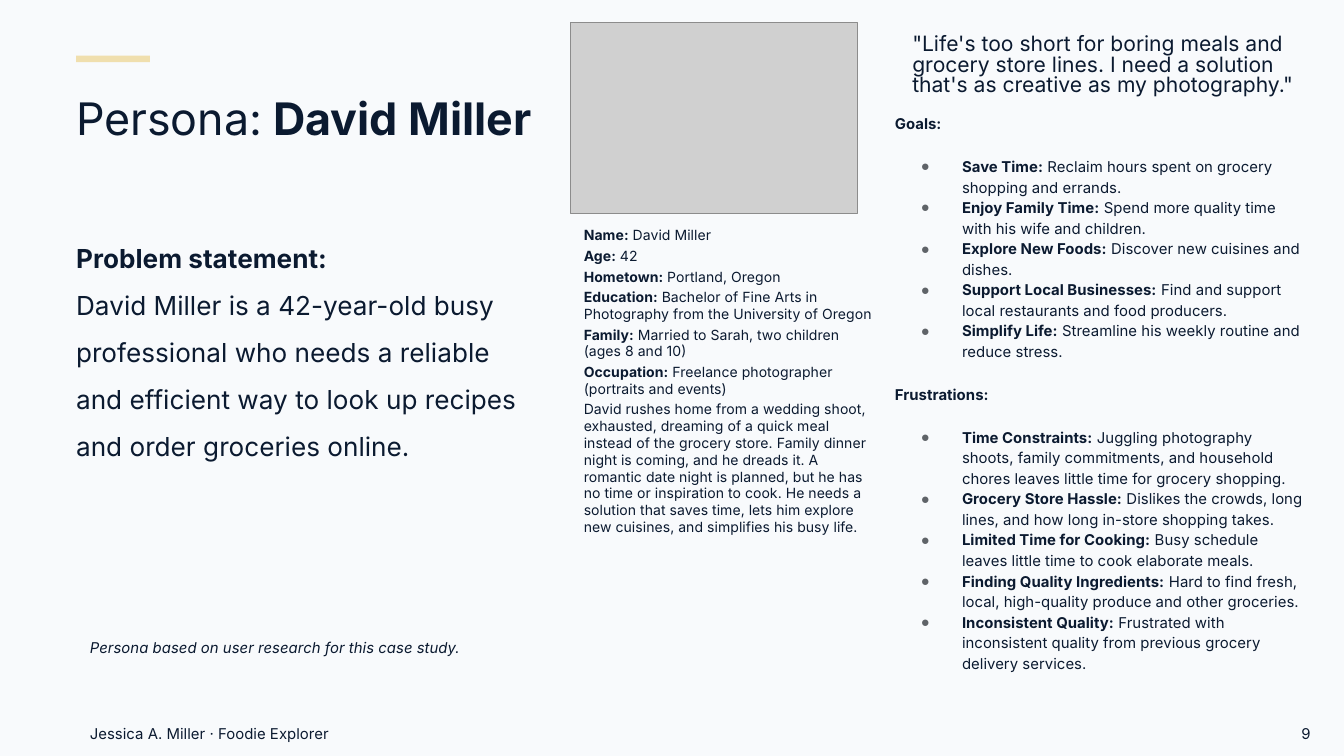
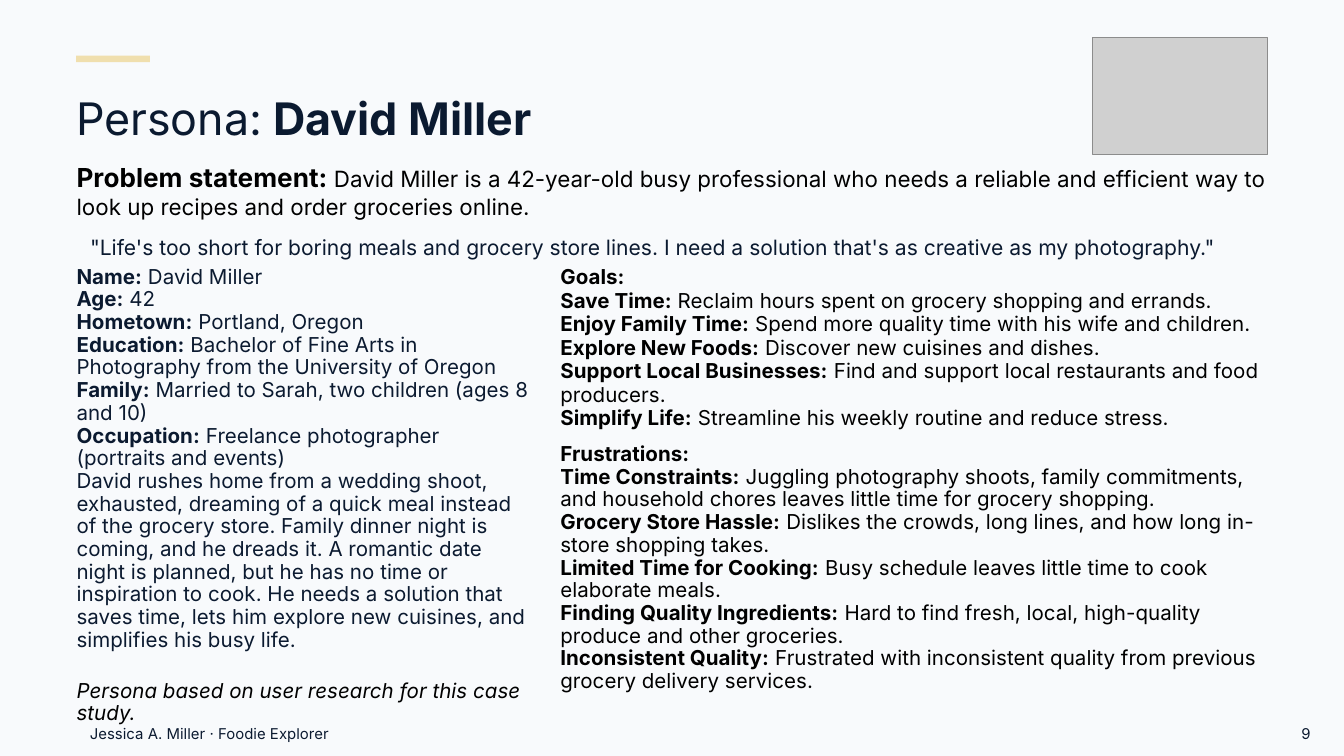
Before and after one commit to Millrjess/millrjess.github.io, a slide deck: slide 9 of assets/presentations/Foodie_Explorer_Case_Study_Professional.pptx. Drawn at 1344x756 pixels with LibreOffice and Linux fonts; fonts in the diff are those of the drawing; grey boxes stand for pictures. Boxes give left, top, right and bottom in pixels: in the first picture for what was removed or moved away, otherwise in the second. Text is boxed around its words. In the diff, an @@ line names an element or a change of style, - is before the commit and + after.

Commit message:
Foodie full case study: blocking fixes, gibberish removed, brand polish

```diff
--- a/assets/presentations/Foodie_Explorer_Case_Study_Professional.pptx
+++ b/assets/presentations/Foodie_Explorer_Case_Study_Professional.pptx
@@ picture: place and size @@
-picture at [570, 23, 856, 214]
+picture at [1093, 38, 1267, 155]
@@ text at [895, 118, 1299, 357]: paragraphs removed @@
-Goals:
-● Save Time: Reclaim hours spent on grocery shopping and errands.
-● Enjoy Family Time: Spend more quality time with his wife and children.
-● Explore New Foods: Discover new cuisines and dishes.
-● Support Local Businesses: Find and support local restaurants and food producers.
-● Simplify Life: Streamline his weekly routine and reduce stress.
@@ text at [77, 168, 1265, 220]: text changed; size 14 to 12 pt; text colour #0B1A30 to #000000 @@
-Problem statement:
-David Miller is a 42-year-old busy professional who needs a reliable and efficient way to look up recipes and order groceries online.
+Problem statement: David Miller is a 42-year-old busy professional who needs a reliable and efficient way to look up recipes and order groceries online.
@@ text ""Life's too short for boring ..." rewrapped from [912, 35, 1293, 97] to [90, 239, 1214, 260] @@
@@ text at [77, 268, 528, 652]: size 7.5 to 11 pt; line spacing 1 to 0.92; less space between paragraphs @@
@@ text "Name: David Miller": place and size @@
-text "Name: David Miller" at [584, 229, 872, 535]
+text "Name: David Miller" at [77, 268, 528, 725]
@@ text added at [560, 269, 1258, 430], 11 pt, text #000000 @@
+Goals:
+Save Time: Reclaim hours spent on grocery shopping and errands.
+Enjoy Family Time: Spend more quality time with his wife and children.
+Explore New Foods: Discover new cuisines and dishes.
+Support Local Businesses: Find and support local restaurants and food producers.
+Simplify Life: Streamline his weekly routine and reduce stress.
@@ text "Frustrations:": place and size @@
-text "Frustrations:" at [895, 118, 1303, 672]
+text "Frustrations:" at [560, 445, 1255, 693]
@@ text "Frustrations:" at [560, 445, 1255, 693]: size 8 to 11 pt, text colour #0B1A30 to #000000; line spacing 1.15 to 0.92; less space between paragraphs; bullet ● to none @@
@@ text removed at [90, 641, 460, 656] @@
-Persona based on user research for this case study.
@@ text at [77, 682, 520, 725]: paragraph added @@
+Persona based on user research for this case study.
```
Also in this commit, not shown: 7 other slides changed.
